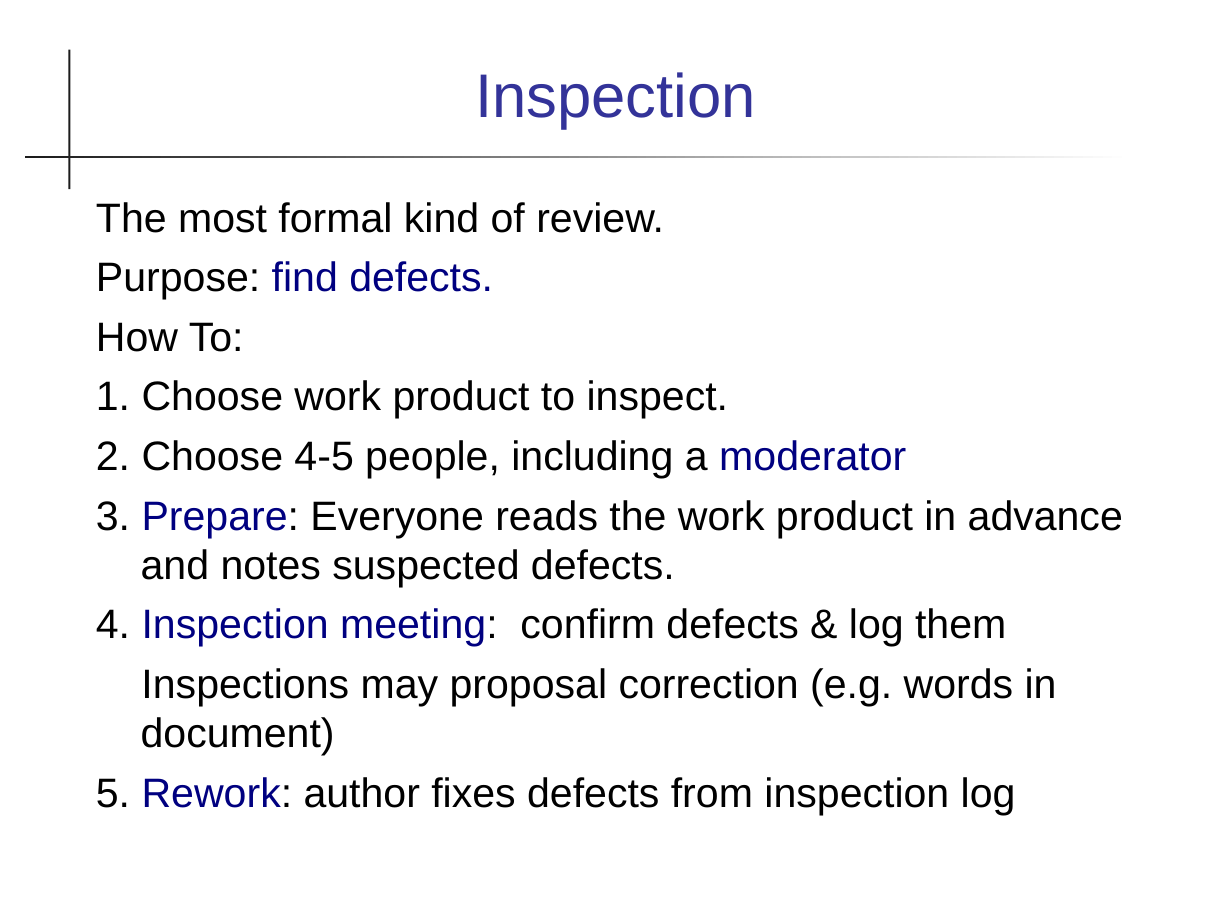
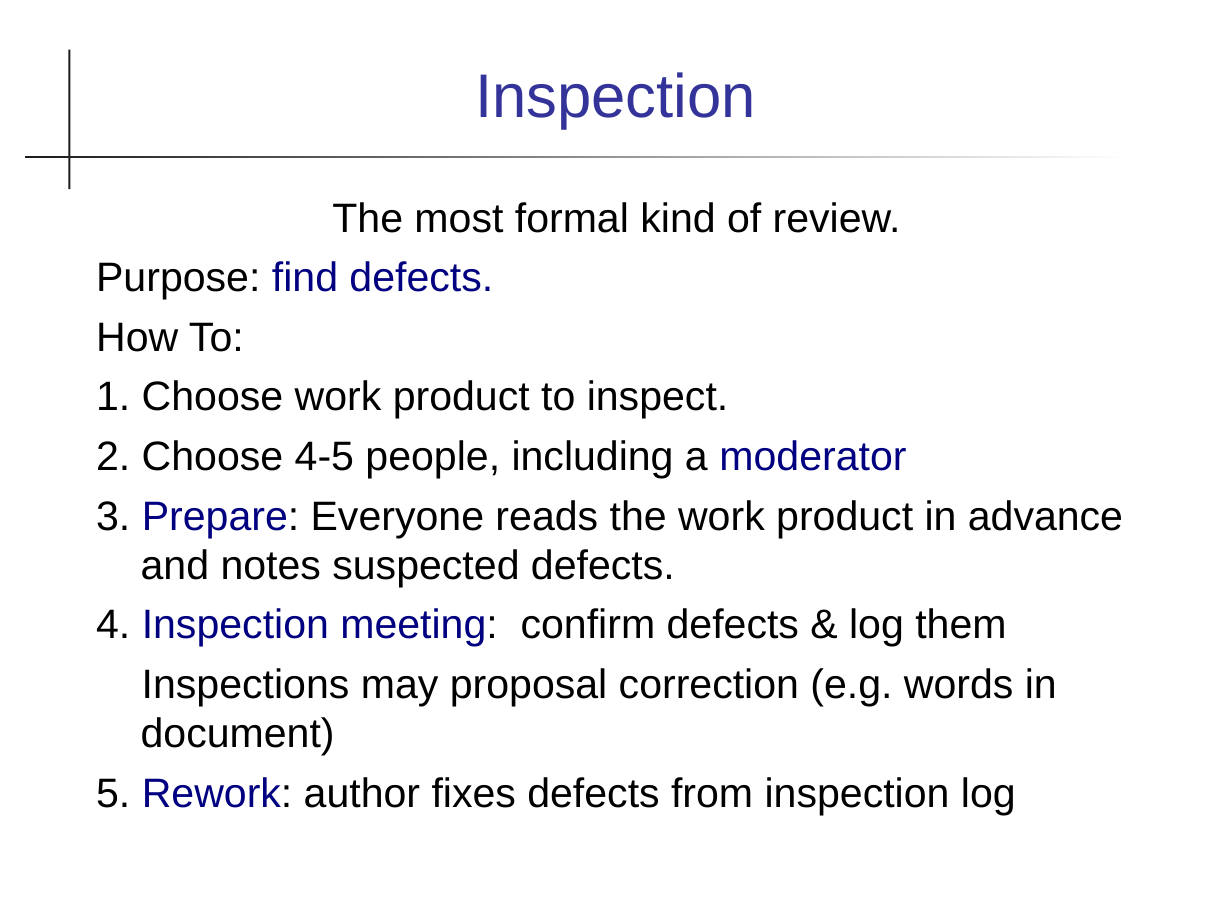
Before and after one commit to cpske/ISP, a slide deck: slide 6 of code-review/Reviews.ppt (slide 5 before the commit). Drawn at 1232x924 pixels with LibreOffice and Linux fonts; fonts in the diff are those of the drawing. Boxes give left, top, right and bottom in pixels: in the first picture for what was removed or moved away, otherwise in the second. Text is boxed around its words. In the diff, an @@ line names an element or a change of style, - is before the commit and + after.

Commit message:
update material on code review

```diff
--- a/code-review/Reviews.ppt
+++ b/code-review/Reviews.ppt
@@ text "The most formal kind of ..." at <box>96,202,1123,815</box>: alignment left to centre @@
```
Also in this commit, not shown: 10 other slides changed, 9 other files.
